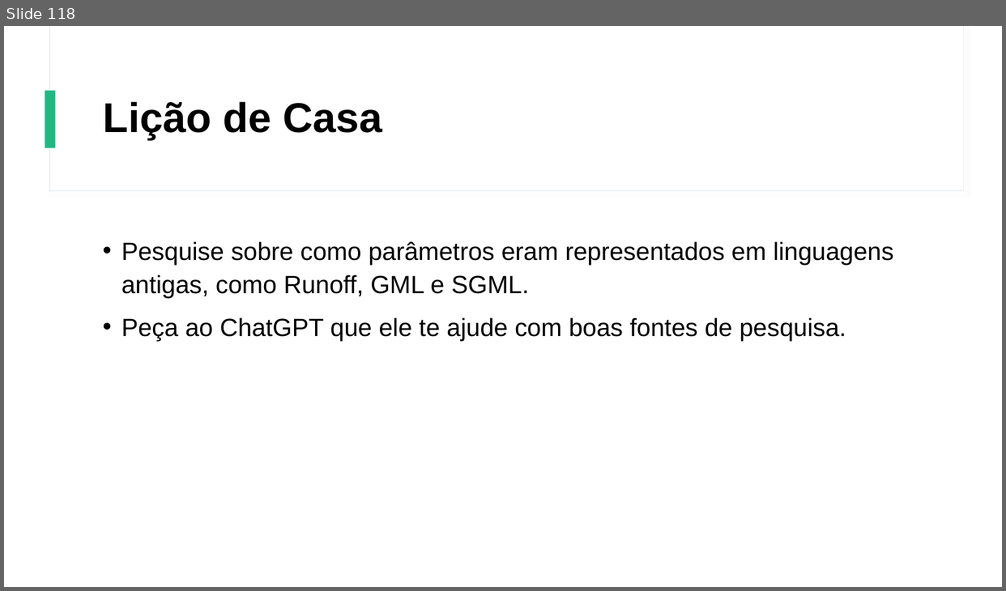
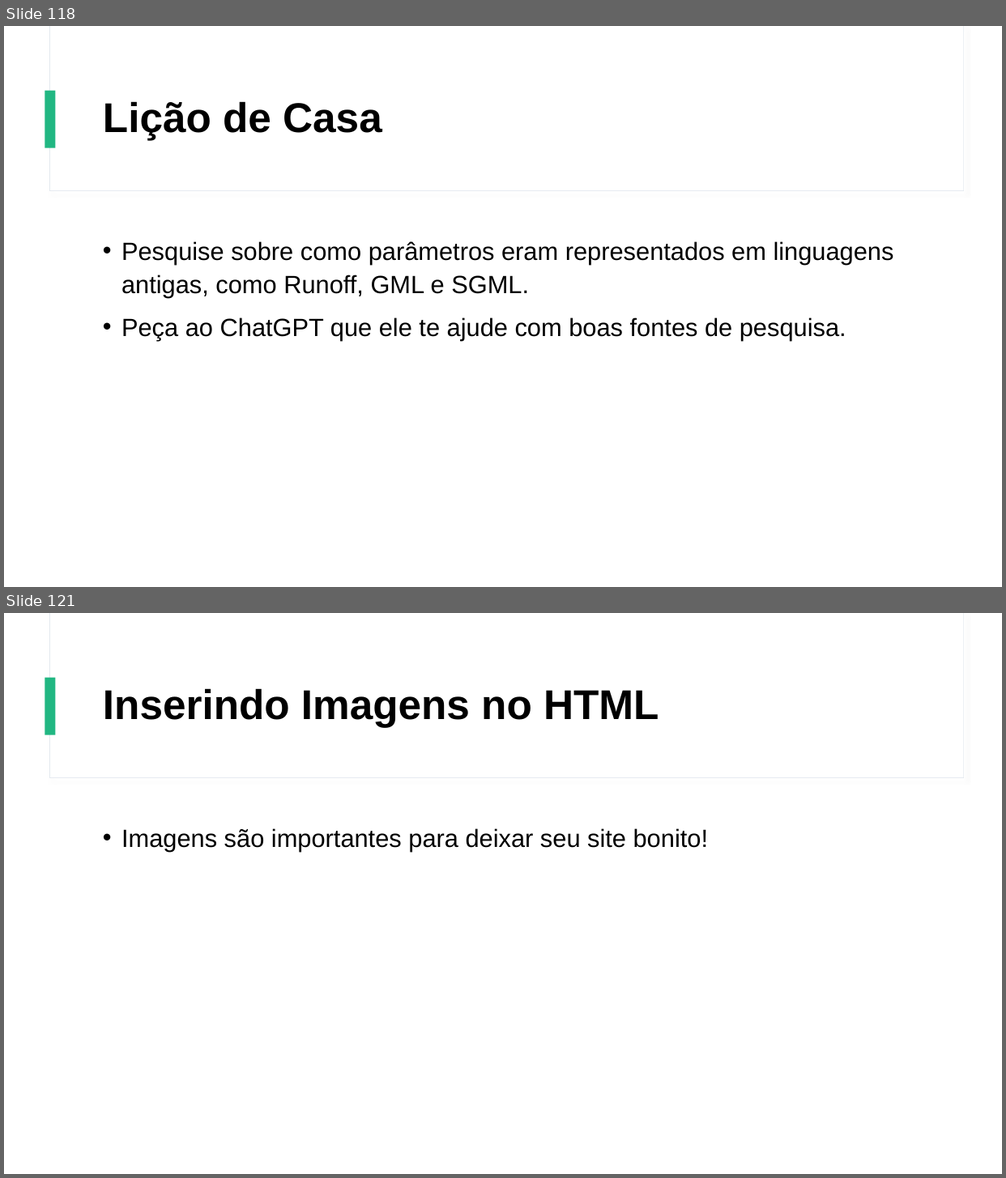
Before and after one commit to Gustavo6401/CursoHTMLCSS, a slide deck: Power Point/Curso de HTML e CSS.pptx. Shown one above the other, each under a label of ours: slide 118 before the commit, slides 118 and 121 after it; the slides between them are not shown. The pictures are 1006x591 and 1006x1178 pixels, drawn with LibreOffice and Linux fonts; fonts in the diff are those of the drawing. Boxes give left, top, right and bottom in pixels: in the first picture for what was removed or moved away, otherwise in the second. Text is boxed around its words. In the diff, an @@ line names an element or a change of style, - is before the commit and + after.

```diff
--- a/Power Point/Curso de HTML e CSS.pptx
+++ b/Power Point/Curso de HTML e CSS.pptx
@@ slide 121 added at (x1=4, y1=613, x2=1002, y2=1174), background #FFFFFF; not listed: 3 template elements that a slide beside it also shows @@
@@ title added at (x1=103, y1=688, x2=658, y2=727), 40 pt, text #000000, bold @@
+Inserindo Imagens no HTML
@@ text added at (x1=121, y1=828, x2=708, y2=852), 24 pt, text #000000 @@
+• Imagens são importantes para deixar seu site bonito!
```
Also in this commit, not shown: 34 other slides added, 8 other files.
